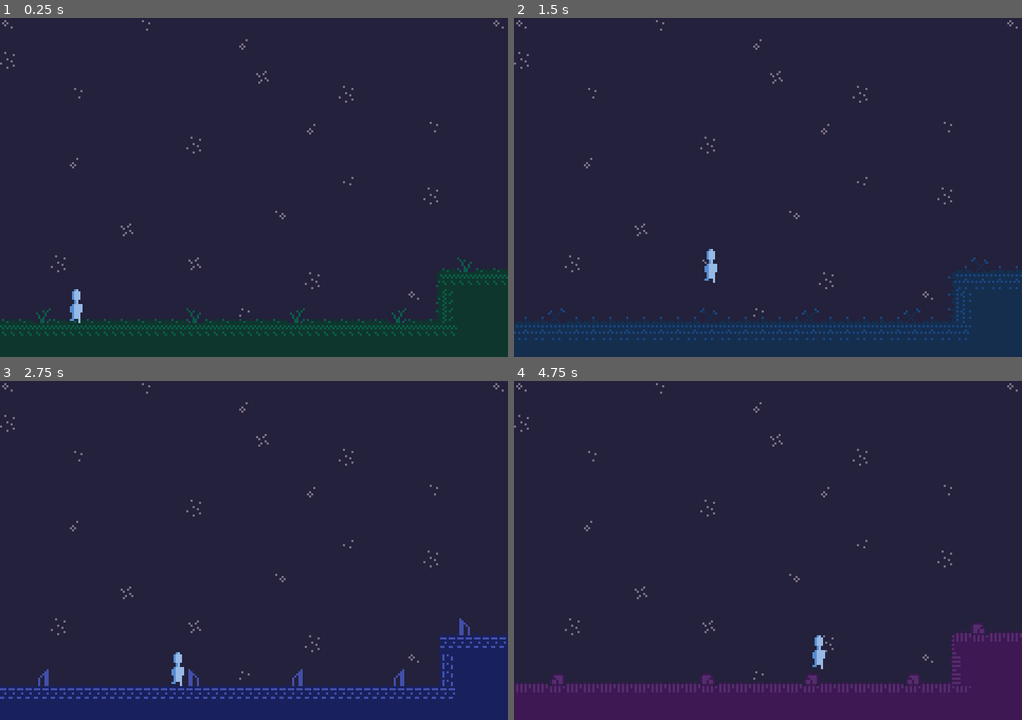
Above: before the commit, frames 1-4 (two rows, left to right).
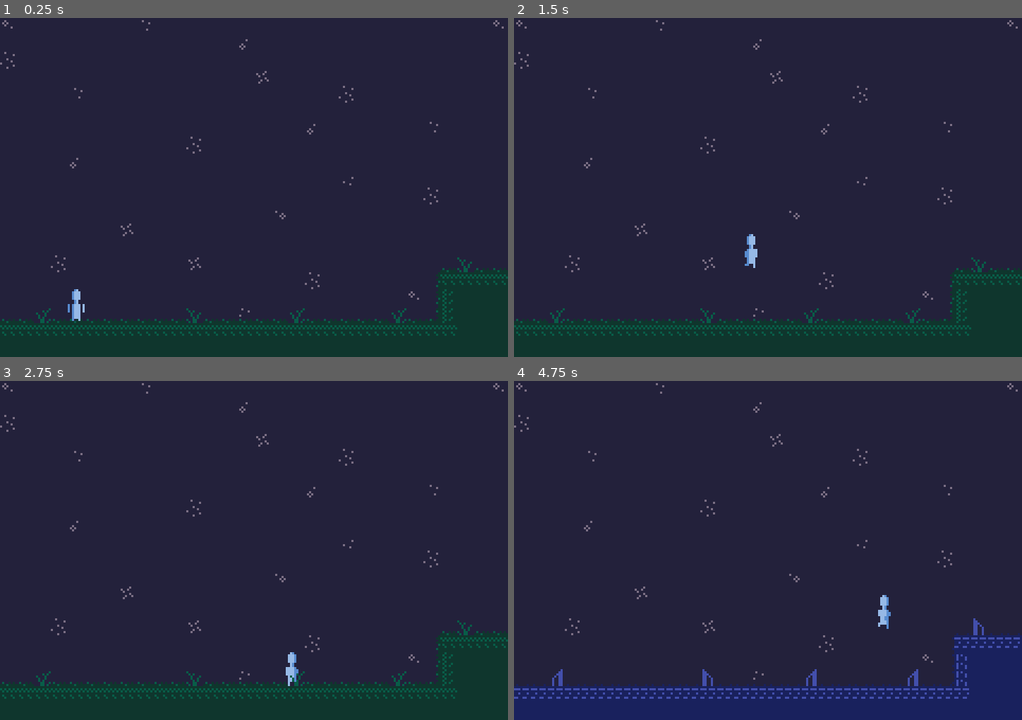
Above: after the commit, the same moments.

Repository: tatemaguire/stars-without-constellations
Game: Godot game, scene res://scenes/main.tscn
Same seed, same stepped clock (60 frames per second), same inputs: the game is played once before the commit and once after it. The project has no main scene, so this scene is started directly.
Inputs:
- Up to frame 1 (0.25 s): no input
- Up to frame 2 (1.5 s): tap Enter at 0.5 s; hold Z (Jump) 0.53-1.28 s; hold Right (Right) from 0.53 s (still down); tap Z (Jump) at 1.35 s
- Up to frame 3 (2.75 s): tap Z (Jump) at 1.52, 1.82 s; release Right (Right) at 2.03 s; hold Left (Left) from 2.03 s (still down); hold Z (Jump) from 2.03 s (still down)
- Up to frame 4 (4.75 s): release Left (Left) at 2.78 s; release Z (Jump) at 2.78 s; hold Right (Right) 2.78-4.28 s; tap Z (Jump) at 2.85, 3.02, 3.32, 4.35, 4.52 s; hold Z (Jump) 3.53-4.28 s; tap D (Debug, bound only after the commit) at 4.15 s; hold Left (Left) from 4.28 s (still down)

The runs differ from the first frame. In frame 1, less than 0.1% of the frame differs, in the area x 13-17%, y 84-90%; in frame 2, 13%; in frame 3, 13%; in frame 4, 14%, in the area x 0-100%, y 63-100%.

Commit message:
player controller and animations

Diff:
--- a/project.godot
+++ b/project.godot
@@ -54,6 +54,11 @@
 "events": [Object(InputEventKey,"resource_local_to_scene":false,"resource_name":"","device":-1,"window_id":0,"alt_press …(195 unchanged characters)…
 ]
 }
+Debug={
+"deadzone": 0.2,
+"events": [Object(InputEventKey,"resource_local_to_scene":false,"resource_name":"","device":-1,"window_id":0,"alt_pressed":false,"shift_pressed":false,"ctrl_pressed":false,"meta_pressed":false,"pressed":false,"keycode":0,"physical_keycode":68,"key_label":0,"unicode":100,"location":0,"echo":false,"script":null)
+]
+}
 
 [physics]
 
--- a/scenes/main.tscn
+++ b/scenes/main.tscn
@@ -7,10 +7,12 @@
 [node name="main" type="Node2D" unique_id=1027586260]
 
 [node name="Background" type="TileMapLayer" parent="." unique_id=793307882]
+z_index = -1
 tile_map_data = PackedByteArray("AAAAAAAAAAABAAAAAAABAAAAAAAAAAAAAAACAAAAAAAAAAAAAAADAAAAAAAAAAAAAAAEAAAAAAAAAAAAAAAFAA …(9520 unchanged characters)…
 tile_set = ExtResource("1_o5qli")
 
 [node name="Terrain" type="TileMapLayer" parent="." unique_id=1735620988]
+z_index = 1
 tile_map_data = PackedByteArray("AAAAABMAAAAAAAEAAAABABMAAAAAAAEAAAACABMAAAAAAAEAAAADABMAAAAAAAEAAAAEABMAAAAAAAEAAAAFAB …(1584 unchanged characters)…
 tile_set = ExtResource("1_o5qli")
 script = ExtResource("2_0wfyh")
@@ -20,5 +22,6 @@
 
 [node name="Player" parent="." unique_id=1774403905 instance=ExtResource("3_sugp2")]
 position = Vector2(36, 120)
-SPEED = 60.0
-JUMP_VELOCITY = -200.0
+max_speed = 90.0
+max_acceleration = 400.0
+drift = 600.0
--- a/scenes/player.tscn
+++ b/scenes/player.tscn
@@ -4,7 +4,7 @@
 [ext_resource type="Script" uid="uid://d2fw4xmhtrjsr" path="res://scripts/player.gd" id="1_g2els"]
 
 [sub_resource type="RectangleShape2D" id="RectangleShape2D_u8vuu"]
-size = Vector2(8, 16)
+size = Vector2(4, 15)
 
 [sub_resource type="AtlasTexture" id="AtlasTexture_g2els"]
 atlas = ExtResource("1_3vyb7")
@@ -51,10 +51,9 @@
 script = ExtResource("1_g2els")
 
 [node name="CollisionShape2D" type="CollisionShape2D" parent="." unique_id=1718016414]
+position = Vector2(0, 0.5)
 shape = SubResource("RectangleShape2D_u8vuu")
 
 [node name="AnimatedSprite2D" type="AnimatedSprite2D" parent="." unique_id=1749459324]
 sprite_frames = SubResource("SpriteFrames_3vyb7")
-animation = &"run"
-frame = 1
-frame_progress = 0.8152929
+animation = &"idle"
--- a/scripts/player.gd
+++ b/scripts/player.gd
@@ -1,25 +1,40 @@
 extends CharacterBody2D
 
-
-@export var SPEED = 300.0
-@export var JUMP_VELOCITY = -400.0
-
+@export var max_speed: float = 80
+@export var max_acceleration: float = 300
+@export var drift: float = 400
+@export var jump_velocity: float = 250
 
 func _physics_process(delta: float) -> void:
-	# Add the gravity.
+	# Add gravity
 	if not is_on_floor():
 		velocity += get_gravity() * delta
 
-	# Handle jump.
-	if Input.is_action_just_pressed("Jump") and is_on_floor():
-		velocity.y = JUMP_VELOCITY
+	# Get horizontal input
+	var direction = Input.get_axis("Left", "Right")
 
-	# Get the input direction and handle the movement/deceleration.
-	# As good practice, you should replace UI actions with custom gameplay actions.
-	var direction := Input.get_axis("Left", "Right")
-	if direction:
-		velocity.x = direction * SPEED
+	# Flip Sprite based on direction
+	if direction < 0:
+		$AnimatedSprite2D.flip_h = true
+	elif direction > 0:
+		$AnimatedSprite2D.flip_h = false
+
+	# Physics
+	if direction != 0:
+		# Calculate and apply acceleration
+		var target_velocity = sign(direction) * max_speed
+		var acceleration = abs(direction) * max_acceleration
+		velocity.x = move_toward(velocity.x, target_velocity, acceleration * delta)
+		# Play run anim
+		$AnimatedSprite2D.play("run")
 	else:
-		velocity.x = move_toward(velocity.x, 0, SPEED)
+		# Apply drift
+		velocity.x = move_toward(velocity.x, 0, drift * delta)
+		$AnimatedSprite2D.play("idle")
+
+	# Get jump input
+	if Input.is_action_just_pressed("Jump"):
+		if is_on_floor():
+			velocity.y = -jump_velocity
 
 	move_and_slide()
--- a/scripts/terrain_colorer.gd
+++ b/scripts/terrain_colorer.gd
@@ -25,7 +25,7 @@
 # Color Switcher For Debugging
 var current_terrain_color: TerrainColor = TerrainColor.GREEN
 func _input(event: InputEvent):
-	if event.is_action_pressed("Jump"):
+	if event.is_action_pressed("Debug"):
 		var new_col = current_terrain_color + 1
 		if new_col > TerrainColor.PURPLE:
 			new_col = 1
Binary file changed: assets/tiles/tileset.png
Binary file changed: support/aseprite/tileset.aseprite
